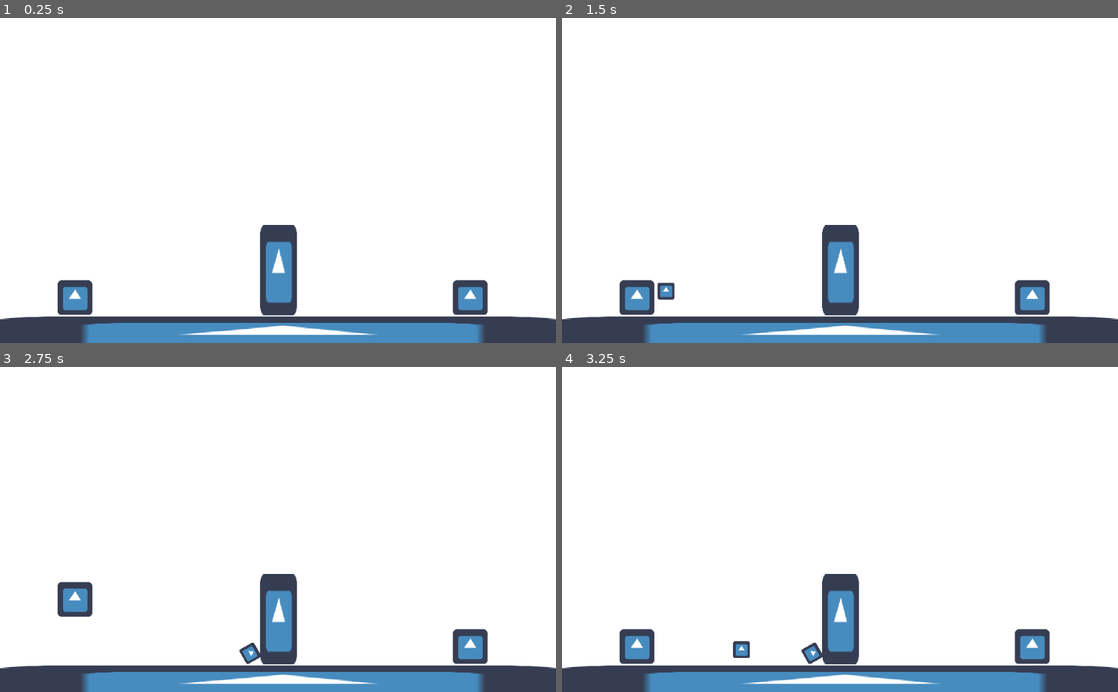
Above: before the commit, frames 1-4 (two rows, left to right).
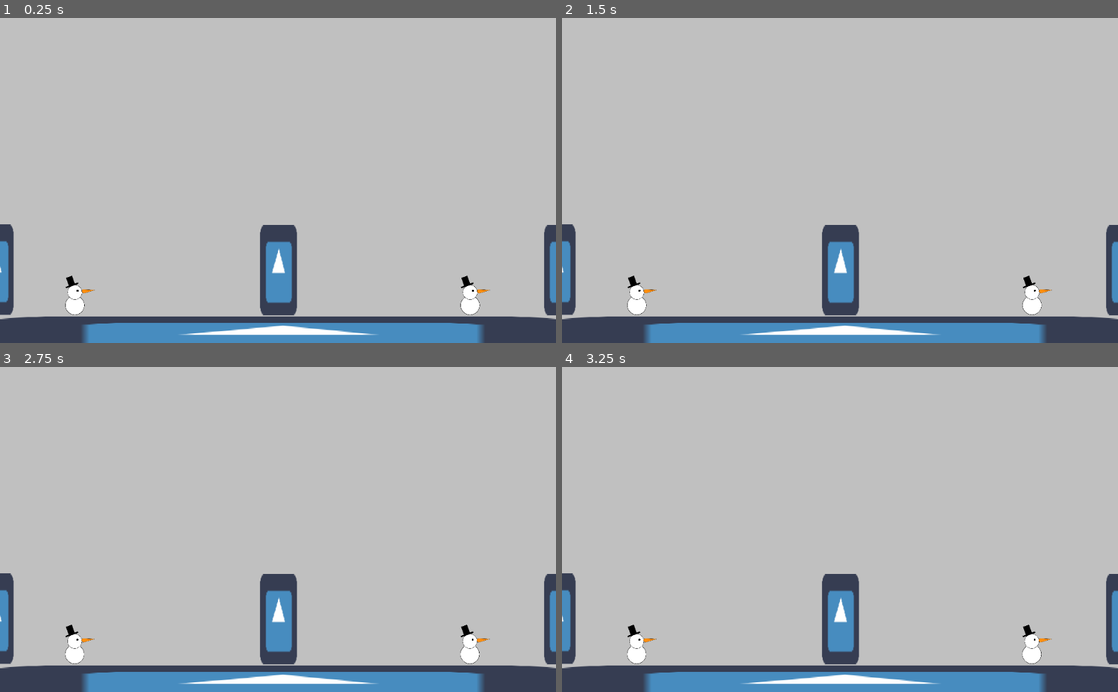
Above: after the commit, the same moments.

Repository: M1rceaDogaru/bad-snowmen
Game: Godot game, scene res://Main/Main.tscn
The game is run twice, just before and just after one commit, with the same random seed, the same clock (stepped at 60 frames per second) and the same inputs. The engine's default icon, where the game draws it, is replaced by a stand-in: a white triangle on a blue panel in a dark square.
Inputs:
- Up to frame 1 (0.25 s): no input
- Up to frame 2 (1.5 s): tap Enter at 0.5 s; tap Space (interact_p1) at 0.6, 1.35 s
- Up to frame 3 (2.75 s): tap Space (interact_p1) at 2.1 s
- Up to frame 4 (3.25 s): tap Space (interact_p1) at 2.85 s

The runs differ from the first frame. In frame 1, 90% of the frame differs, in the area x 0-100%, y 0-93%; in frame 2, 90%; in frame 3, 90%; in frame 4, 90%.

Commit message:
Add textures

Diff:
--- a/src/Main/Main.tscn
+++ b/src/Main/Main.tscn
@@ -33,6 +33,30 @@
 scale = Vector2( 1.0625, 2.60938 )
 texture = ExtResource( 1 )
 
+[node name="Fence2" type="StaticBody2D" parent="."]
+position = Vector2( -522, -1 )
+
+[node name="CollisionShape2D" type="CollisionShape2D" parent="Fence2"]
+position = Vector2( 513, 466 )
+shape = SubResource( 2 )
+
+[node name="Sprite" type="Sprite" parent="Fence2"]
+position = Vector2( 513, 465.5 )
+scale = Vector2( 1.0625, 2.60938 )
+texture = ExtResource( 1 )
+
+[node name="Fence3" type="StaticBody2D" parent="."]
+position = Vector2( 523, 0 )
+
+[node name="CollisionShape2D" type="CollisionShape2D" parent="Fence3"]
+position = Vector2( 513, 466 )
+shape = SubResource( 2 )
+
+[node name="Sprite" type="Sprite" parent="Fence3"]
+position = Vector2( 513, 465.5 )
+scale = Vector2( 1.0625, 2.60938 )
+texture = ExtResource( 1 )
+
 [node name="PlayerLeft" parent="." instance=ExtResource( 2 )]
 position = Vector2( 138, 506 )
 
--- /dev/null
+++ b/src/Player/Hat.tscn
@@ -0,0 +1,16 @@
+[gd_scene load_steps=3 format=2]
+
+[ext_resource path="res://Textures/hat.png" type="Texture" id=1]
+
+[sub_resource type="RectangleShape2D" id=1]
+extents = Vector2( 8, 8.5 )
+
+[node name="Hat" type="RigidBody2D"]
+
+[node name="CollisionShape2D" type="CollisionShape2D" parent="."]
+position = Vector2( 0, -0.5 )
+shape = SubResource( 1 )
+
+[node name="Sprite" type="Sprite" parent="."]
+scale = Vector2( 0.195313, 0.195313 )
+texture = ExtResource( 1 )
--- /dev/null
+++ b/src/Player/Head.tscn
@@ -0,0 +1,16 @@
+[gd_scene load_steps=3 format=2]
+
+[ext_resource path="res://Textures/eye.png" type="Texture" id=1]
+[ext_resource path="res://Textures/circle.png" type="Texture" id=2]
+
+[node name="Head" type="Node2D"]
+
+[node name="Sprite" type="Sprite" parent="."]
+position = Vector2( -3.8147e-06, -3.8147e-06 )
+scale = Vector2( 0.21875, 0.21875 )
+texture = ExtResource( 2 )
+
+[node name="Eye" type="Sprite" parent="."]
+position = Vector2( 5, -3 )
+scale = Vector2( 0.03125, 0.03125 )
+texture = ExtResource( 1 )
--- /dev/null
+++ b/src/Player/Nose.tscn
@@ -0,0 +1,19 @@
+[gd_scene load_steps=3 format=2]
+
+[ext_resource path="res://Textures/nose.png" type="Texture" id=1]
+
+[sub_resource type="CapsuleShape2D" id=1]
+radius = 4.0
+height = 18.0
+
+[node name="Nose" type="RigidBody2D"]
+contacts_reported = 1
+
+[node name="Sprite" type="Sprite" parent="."]
+position = Vector2( -9.53674e-07, -2.38419e-07 )
+rotation = 0.776585
+scale = Vector2( 0.161097, 0.161097 )
+texture = ExtResource( 1 )
+
+[node name="CollisionShape2D" type="CollisionShape2D" parent="."]
+shape = SubResource( 1 )
--- a/src/Player/Player.gd
+++ b/src/Player/Player.gd
@@ -46,5 +46,7 @@
 func throw_snowball():
 	var new_snowball = snowball.instance()
 	get_tree().root.add_child(new_snowball)
+	new_snowball.player_who_threw = self
 	new_snowball.transform.origin = transform.origin + aim_direction
+	new_snowball.apply_torque_impulse(rand_range(-10, 10))
 	new_snowball.apply_central_impulse(aim_direction * current_throw_distance)
--- a/src/Player/Player.tscn
+++ b/src/Player/Player.tscn
@@ -1,16 +1,43 @@
-[gd_scene load_steps=4 format=2]
+[gd_scene load_steps=8 format=2]
 
-[ext_resource path="res://icon.png" type="Texture" id=1]
+[ext_resource path="res://Player/Nose.tscn" type="PackedScene" id=1]
 [ext_resource path="res://Player/Player.gd" type="Script" id=2]
+[ext_resource path="res://Player/Hat.tscn" type="PackedScene" id=3]
+[ext_resource path="res://Player/Head.tscn" type="PackedScene" id=4]
+[ext_resource path="res://Textures/circle.png" type="Texture" id=5]
 
 [sub_resource type="RectangleShape2D" id=1]
-extents = Vector2( 30, 31 )
+extents = Vector2( 17, 17.5 )
+
+[sub_resource type="CircleShape2D" id=2]
+radius = 12.0
 
 [node name="Player" type="KinematicBody2D"]
 script = ExtResource( 2 )
 
-[node name="CollisionShape2D" type="CollisionShape2D" parent="."]
+[node name="BodyCollider" type="CollisionShape2D" parent="."]
+position = Vector2( 0, 13.5 )
 shape = SubResource( 1 )
 
-[node name="Sprite" type="Sprite" parent="."]
-texture = ExtResource( 1 )
+[node name="Body" type="Sprite" parent="."]
+position = Vector2( 0, 14 )
+scale = Vector2( 0.289063, 0.289063 )
+texture = ExtResource( 5 )
+
+[node name="Head" parent="." instance=ExtResource( 4 )]
+position = Vector2( 0, -10 )
+
+[node name="HeadCollider" type="CollisionShape2D" parent="."]
+position = Vector2( 0, -10 )
+shape = SubResource( 2 )
+
+[node name="Nose" parent="." instance=ExtResource( 1 )]
+position = Vector2( 25, -13 )
+rotation = 1.48546
+mode = 3
+contacts_reported = 0
+
+[node name="Hat" parent="." instance=ExtResource( 3 )]
+position = Vector2( -8, -30 )
+rotation = -0.349012
+mode = 3
--- /dev/null
+++ b/src/Snowball/Snowball.gd
@@ -0,0 +1,19 @@
+extends RigidBody2D
+
+var player_who_threw : Node
+
+# Called when the node enters the scene tree for the first time.
+func _ready():
+	pass # Replace with function body.
+
+# Called every frame. 'delta' is the elapsed time since the previous frame.
+#func _process(delta):
+#	pass
+
+
+func _on_Snowball_body_entered(body):
+	print("it hurts: " + body.name)
+	if body == player_who_threw:
+		return
+
+	queue_free()
--- a/src/Snowball/Snowball.tscn
+++ b/src/Snowball/Snowball.tscn
@@ -1,18 +1,23 @@
-[gd_scene load_steps=3 format=2]
+[gd_scene load_steps=4 format=2]
 
-[ext_resource path="res://icon.png" type="Texture" id=1]
+[ext_resource path="res://Textures/snowball.png" type="Texture" id=1]
+[ext_resource path="res://Snowball/Snowball.gd" type="Script" id=2]
 
 [sub_resource type="CircleShape2D" id=1]
-radius = 19.105
 
 [node name="Snowball" type="RigidBody2D"]
 mass = 6.48
 gravity_scale = 4.0
+contacts_reported = 1
+contact_monitor = true
+script = ExtResource( 2 )
+
+[node name="Sprite" type="Sprite" parent="."]
+position = Vector2( -1, -1 )
+scale = Vector2( 0.255859, 0.255859 )
+texture = ExtResource( 1 )
 
 [node name="CollisionShape2D" type="CollisionShape2D" parent="."]
 shape = SubResource( 1 )
 
-[node name="Sprite" type="Sprite" parent="."]
-position = Vector2( 0.500001, -0.5 )
-scale = Vector2( 0.484375, 0.484375 )
-texture = ExtResource( 1 )
+[connection signal="body_entered" from="." to="." method="_on_Snowball_body_entered"]
--- a/src/project.godot
+++ b/src/project.godot
@@ -51,6 +51,6 @@
 quality/intended_usage/framebuffer_allocation.mobile=0
 vram_compression/import_etc=true
 vram_compression/import_etc2=false
-environment/default_clear_color=Color( 1, 1, 1, 1 )
+environment/default_clear_color=Color( 0.752941, 0.752941, 0.752941, 1 )
 quality/depth/hdr=false
 environment/default_environment="res://default_env.tres"
Binary file added: src/Textures/circle.png
Not shown, added: src/Textures/circle.png.import
Binary file added: src/Textures/dead.png
Not shown, added: src/Textures/dead.png.import
Binary file added: src/Textures/eye.png
Not shown, added: src/Textures/eye.png.import
Binary file added: src/Textures/hat.png
Not shown, added: src/Textures/hat.png.import
Binary file added: src/Textures/nose.png
Not shown, added: src/Textures/nose.png.import
Binary file added: src/Textures/snowball.png
Not shown, added: src/Textures/snowball.png.import
